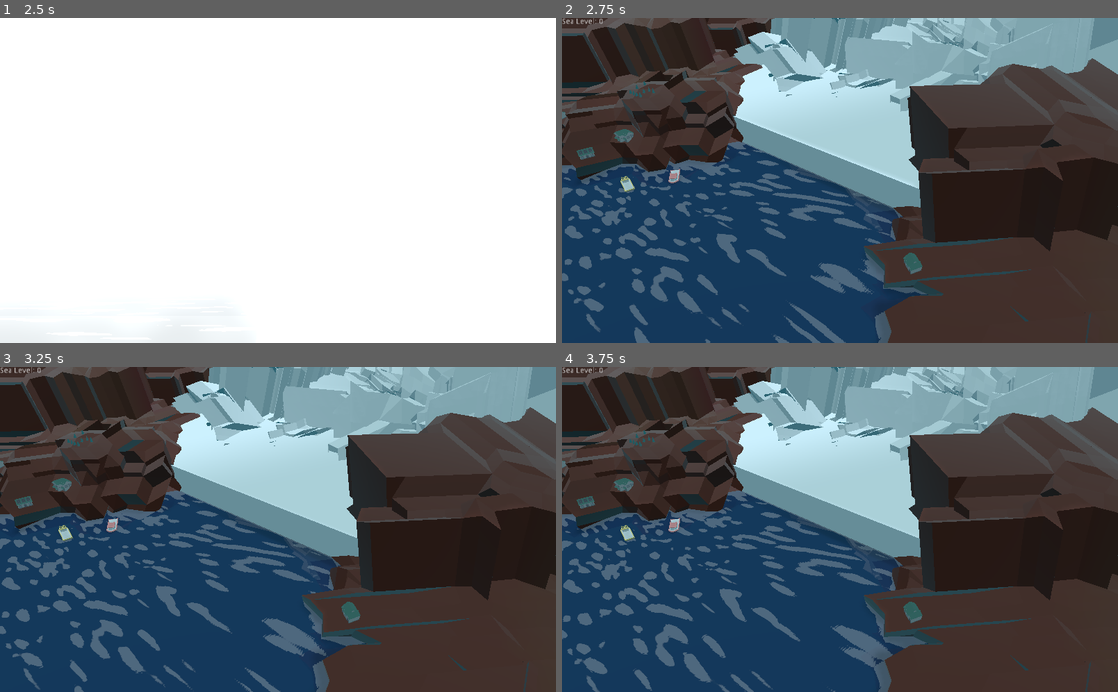
Above: before the commit, frames 1-4 (two rows, left to right).
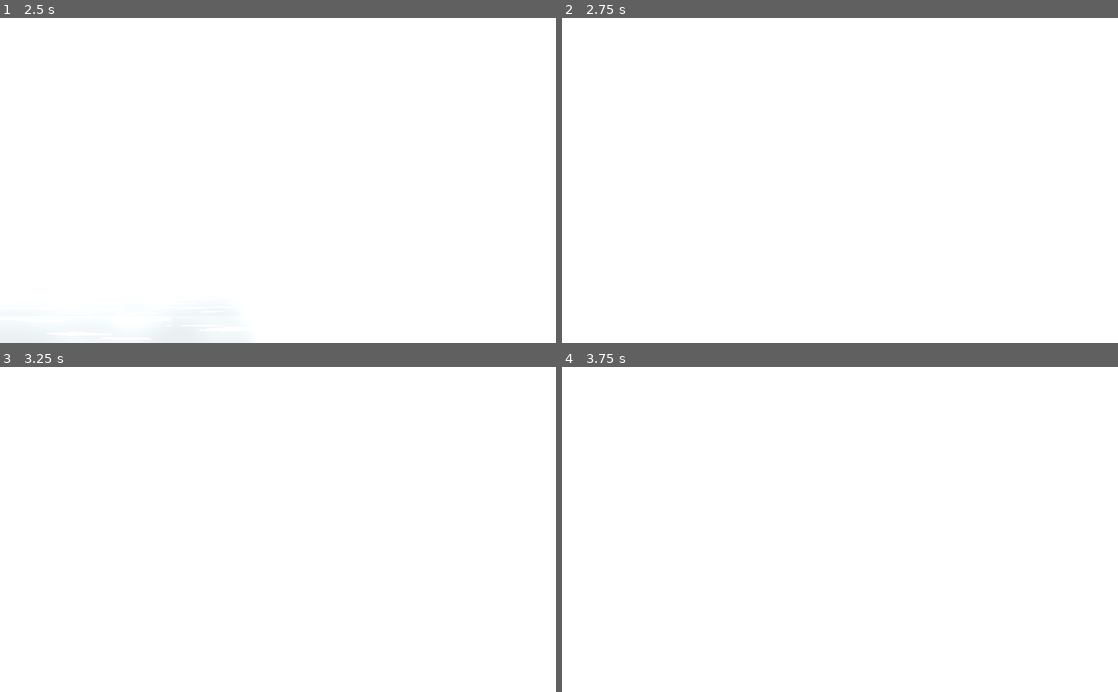
Above: after the commit, the same moments.

Repository: nikolajbaer/ld50
Game: Godot game, scene res://title.tscn
The game is run twice, just before and just after one commit, with the same random seed, the same clock (stepped at 60 frames per second) and the same inputs.
Inputs (mouse positions are in pixels of both pictures, inside the frame that each line leads up to):
- Up to frame 1 (2.5 s): tap Enter at 0.5 s; move the mouse to (400, 164) at 0.52 s; click (400, 164) at 0.67 s; drag from (166, 196) to (250, 245) at 1.27 s; move the mouse to (333, 109) at 2.02 s; click (333, 109) at 2.17 s
- Up to frame 2 (2.75 s): no input
- Up to frame 3 (3.25 s): drag from (250, 594) to (111, 480) at 2.77 s
- Up to frame 4 (3.75 s): move the mouse to (1006, 578) at 3.52 s; click (1006, 578) at 3.67 s

Frame 1 is identical in both runs. In frame 2, 100% of the frame differs, in the area x 0-100%, y 0-100%; in frame 3, 100%; in frame 4, 100%.

Commit message:
updating positioning

Diff:
--- a/Scenes/Ocean.tscn
+++ b/Scenes/Ocean.tscn
@@ -25,7 +25,7 @@
 material/0 = ExtResource( 1 )
 
 [node name="Boats" type="Spatial" parent="."]
-transform = Transform( 0.5, 0, 0, 0, 0.5, 0, 0, 0, 0.5, 0.114334, -14.5374, -7.55032 )
+transform = Transform( 0.5, 0, 0, 0, 0.5, 0, 0, 0, 0.5, 0.114334, -14.5374, 12.6241 )
 
 [node name="watercraftPack_004" parent="Boats" instance=ExtResource( 2 )]
 transform = Transform( 0.680716, 0, 0.793279, 0, 1, 0, -0.886902, 0, 0.608858, -45.1612, 28.6256, -0.692964 )
--- a/Scenes/root.tscn
+++ b/Scenes/root.tscn
@@ -1,6 +1,6 @@
 [gd_scene load_steps=15 format=2]
 
-[ext_resource path="res://default_env.tres" type="Environment" id=1]
+[ext_resource path="res://game_env.tres" type="Environment" id=1]
 [ext_resource path="res://root.gd" type="Script" id=2]
 [ext_resource path="res://Scenes/Ocean.tscn" type="PackedScene" id=3]
 [ext_resource path="res://Models/berg.glb" type="PackedScene" id=5]
@@ -20,7 +20,7 @@
 [sub_resource type="Animation" id=11]
 length = 2.0
 tracks/0/type = "value"
-tracks/0/path = NodePath("../WorldEnvironment:environment")
+tracks/0/path = NodePath("WorldEnvironment:environment")
 tracks/0/interp = 1
 tracks/0/loop_wrap = true
 tracks/0/imported = false
@@ -32,7 +32,7 @@
 "values": [  ]
 }
 tracks/1/type = "value"
-tracks/1/path = NodePath("../WorldEnvironment:environment:glow_intensity")
+tracks/1/path = NodePath("WorldEnvironment:environment:glow_intensity")
 tracks/1/interp = 1
 tracks/1/loop_wrap = true
 tracks/1/imported = false
@@ -44,7 +44,7 @@
 "values": [ 8.0, 0.1 ]
 }
 tracks/2/type = "value"
-tracks/2/path = NodePath("../WorldEnvironment:environment:glow_strength")
+tracks/2/path = NodePath("WorldEnvironment:environment:glow_strength")
 tracks/2/interp = 1
 tracks/2/loop_wrap = true
 tracks/2/imported = false
@@ -172,6 +172,7 @@
 [node name="Scene" type="Spatial" parent="."]
 
 [node name="Ocean" parent="Scene" instance=ExtResource( 3 )]
+transform = Transform( 1, 0, 0, 0, 1, 0, 0, 0, 1, 0, 0, 0 )
 
 [node name="Glacier" type="Area" parent="Scene"]
 transform = Transform( 35.0544, 0, 0, 0, 4.18055, -4.03034, 0, 1.16739, 14.4331, 0.18631, 6.72234, -30.7239 )
